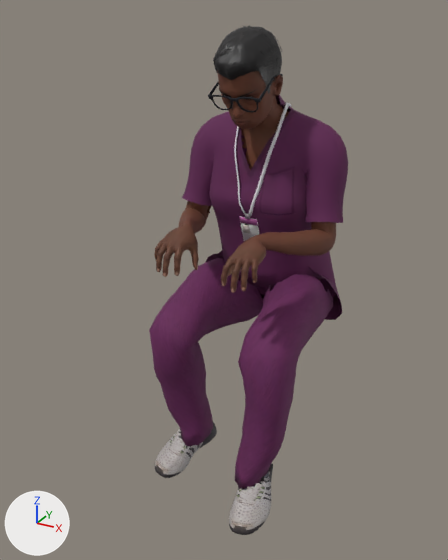
Two versions of the glTF model assets/props/people-amara-sit-laptop.glb, one commit apart.
Rendered twice from a camera (50 mm lens) standing at (0.74, -1.375, 0.359) and looking at (-0.039, 0.041, -0.349). The axes (+X, +Y, +Z) are drawn at lower left. The lights are the same throughout. The picture after the commit comes second. Vertices at exactly the same position are counted once.

The first picture shows 'people-amara-sit-laptop'.
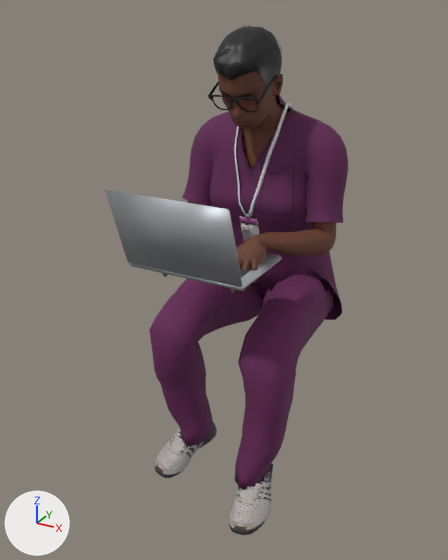
The newer file is also turned or shifted as a whole; pictures and numbers use the older file's frame.

Changed parts and their boxes [x1, y1, x2, y2] in the pictures (448 x 560 px):
'people-amara-sit-laptop', reshaped (22% wider)
    before: [149, 25, 348, 535]
    after: [105, 25, 348, 535]
part 1 of me_base_002, added (mostly hidden)
    after: [240, 266, 252, 278]
part 2 of me_base_002, added
    after: [129, 247, 282, 291]
part 3 of me_base_002, added
    after: [105, 189, 242, 287]

Patch to the scene script:
```diff
--- a/assets/props/people-amara-sit-laptop.glb.py
+++ b/assets/props/people-amara-sit-laptop.glb.py
@@ mat_held_laptop @@
+mat_held_laptop = principled_material('Held.laptop')
+mat_held_laptop.base_color = (0.6, 0.62, 0.65)  # light grey #cbced3
+mat_held_laptop.metallic = 0.85
+mat_held_laptop.roughness = 0.38
@@ mat_held_laptop_keys @@
+mat_held_laptop_keys = principled_material('Held.laptop keys')
+mat_held_laptop_keys.base_color = (0.055, 0.055, 0.06)  # dark grey #424245
+mat_held_laptop_keys.roughness = 0.6
@@ mat_held_laptop_screen @@
+mat_held_laptop_screen = principled_material('Held.laptop screen')
+mat_held_laptop_screen.base_color = (0.36, 0.45, 0.58)  # greyish blue #a2b3c8
+mat_held_laptop_screen.roughness = 0.25
+mat_held_laptop_screen.emission_color = (0.34, 0.43, 0.56)  # greyish blue #9eafc5
+mat_held_laptop_screen.emission_strength = 1.0
@@ me_base_002 @@
 # used by ob_people_amara_sit_laptop; location = (0.0, 0.0, 0.0)
-me_base_002.from_pydata(...)  # 20065 vertices, 36839 faces; spans x -0.251..0.251, y -0.22..0.441, z -0.989..0.318
+me_base_002.from_pydata(...)  # 20153 vertices, 36995 faces; spans x -0.251..0.251, y -0.303..0.441, z -0.989..0.318
+# me_base_002 part 1: a new loose piece, a box spanning x -0.135..0.135, y -0.2099..-0.11, z -0.2174..-0.2154, in mat_held_laptop_keys (dark grey #424245)
+# me_base_002 part 2: a new loose piece of 32 vertices spanning x -0.16..0.16, y -0.235..-0.015, z -0.231..-0.217, in mat_held_laptop (light grey #cbced3)
+# me_base_002 part 3: a new loose piece of 32 vertices spanning x -0.16..0.16, y -0.303..-0.232, z -0.219..-0.019, in mat_held_laptop (light grey #cbced3)
+# other edits to the shape of me_base_002 do not show in these pictures
 me_base_002.materials.append(mat_human_body)
@@ me_base_002 @@
 me_base_002.materials.append(mat_human_scrubs)
+me_base_002.materials.append(mat_held_laptop)  # light grey #cbced3
+me_base_002.materials.append(mat_held_laptop_keys)  # dark grey #424245
+me_base_002.materials.append(mat_held_laptop_screen)  # greyish blue #a2b3c8, glowing greyish blue #9eafc5
```
